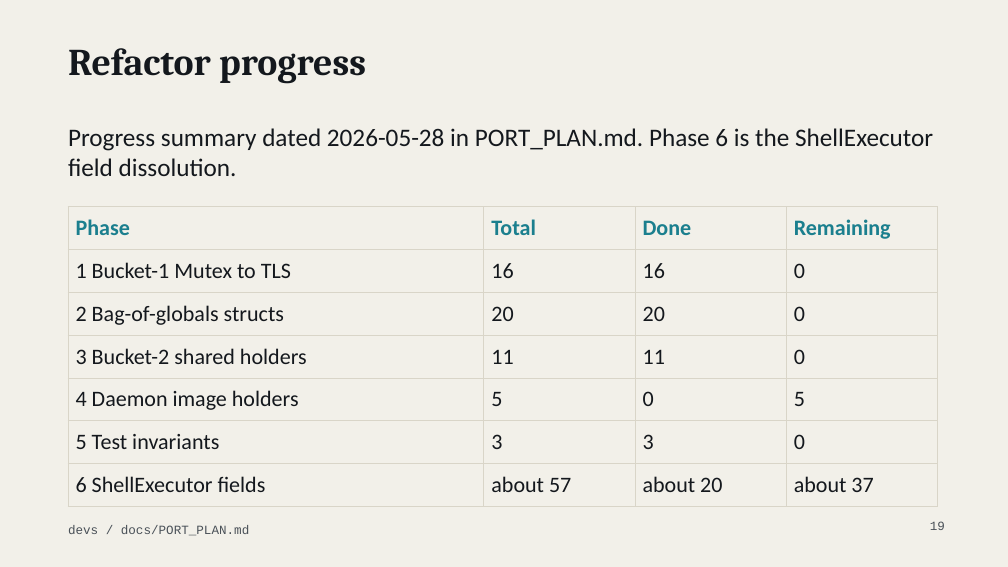
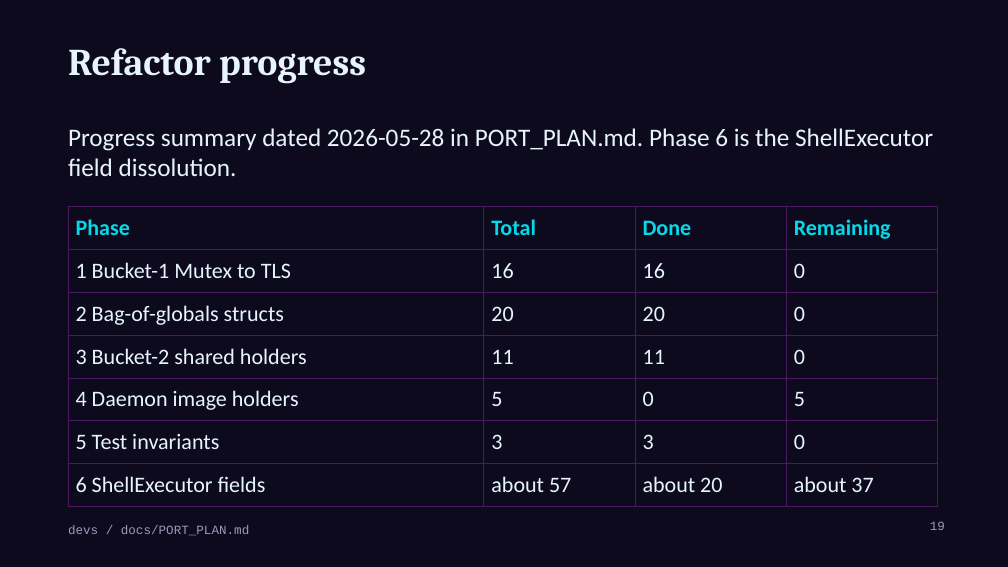
Before and after one commit to MenkeTechnologies/zshrs, a slide deck: slide 19 of docs/talk-devs.pptx. Drawn at 1008x567 pixels with LibreOffice and Linux fonts; fonts in the diff are those of the drawing; background and template pictures are left out. Boxes give left, top, right and bottom in pixels: in the first picture for what was removed or moved away, otherwise in the second. Text is boxed around its words. In the diff, an @@ line names an element or a change of style, - is before the commit and + after.

Commit message:
docs: talk decks use the logo's cyberpunk palette

```diff
--- a/docs/talk-devs.pptx
+++ b/docs/talk-devs.pptx
@@ background #F2F0E9 to #0D0A1E @@
@@ title "Refactor progress" at box(68, 48, 366, 84): text colour #14181D to #E6F4FF @@
@@ text "Progress summary dated 2026-05-28 in ..." at box(68, 128, 933, 176): text colour #14181D to #E6F4FF @@
@@ table at box(68, 206, 938, 496) @@
@@ text colour #1B7F8E to #05D9E8 in "Phase", "Total", "Done", "Remaining" @@
@@ text colour #14181D to #E6F4FF in "1 Bucket-1 Mutex to TLS", "16", "16", "0" and 20 more places @@
@@ borders changed @@
@@ text "devs / docs/PORT_PLAN.md" at box(68, 525, 249, 536): text colour #4A5158 to #9A9AB8 @@
@@ page number at box(930, 521, 945, 530): text colour #4A5158 to #9A9AB8 @@
```
Also in this commit, not shown: 54 other slides changed, 2 other files.
